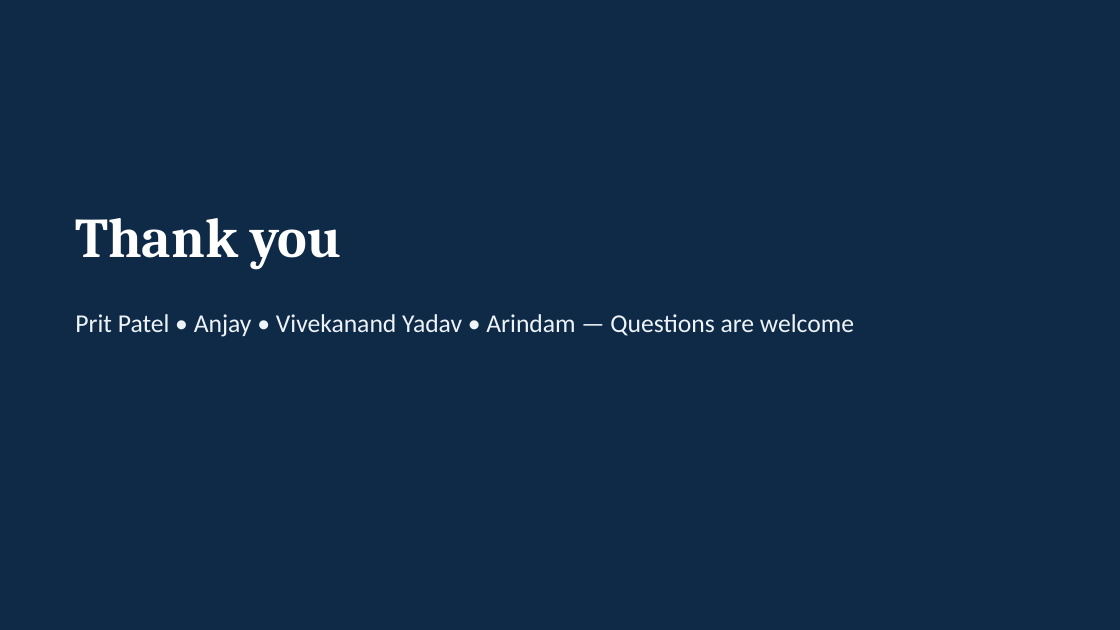
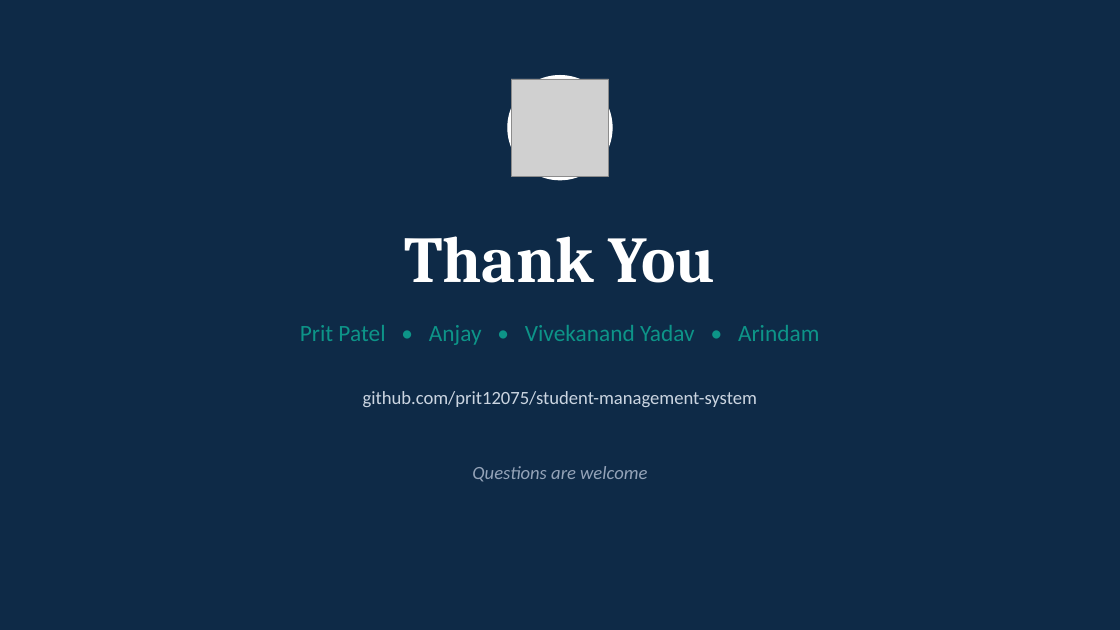
Before and after one commit to prit12075/student-management-system, a slide deck: slide 21 of docs/Apex_ERP_Presentation.pptx. Drawn at 1120x630 pixels with LibreOffice and Linux fonts; fonts in the diff are those of the drawing; grey boxes stand for pictures. Boxes give left, top, right and bottom in pixels: in the first picture for what was removed or moved away, otherwise in the second. Text is boxed around its words. In the diff, an @@ line names an element or a change of style, - is before the commit and + after.

```diff
--- a/docs/Apex_ERP_Presentation.pptx
+++ b/docs/Apex_ERP_Presentation.pptx
@@ ellipse added at (508,76,613,180), fill #FFFFFF, outline #FFFFFF 1 pt @@
@@ picture added at (512,79,609,176) @@
@@ text at (404,236,715,283): text changed; size 48 to 56 pt @@
-Thank you
+Thank You
@@ text "Prit Patel • Anjay • ..." at (300,325,819,345): vertical alignment top to middle @@
@@ text at (300,325,819,345): text changed; size 22 to 20 pt; text colour #EEF3F8 to #0D9488 @@
-Prit Patel • Anjay • Vivekanand Yadav • Arindam — Questions are welcome
+Prit Patel • Anjay • Vivekanand Yadav • Arindam
@@ text added at (363,391,757,407), 16 pt, text #CBD5E1 @@
+github.com/prit12075/student-management-system
@@ text added at (472,466,647,482), 16 pt, text #94A3B8, italic @@
+Questions are welcome
```
Also in this commit, not shown: 14 other slides changed, 6 slides added, 6 slides removed, 4 other files.
